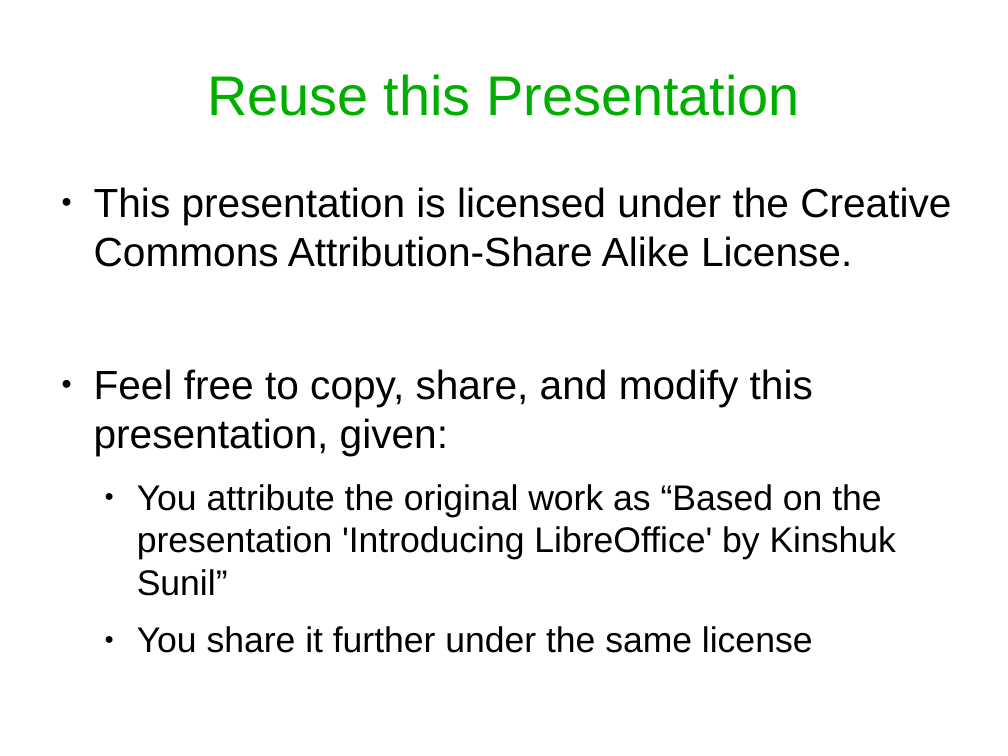
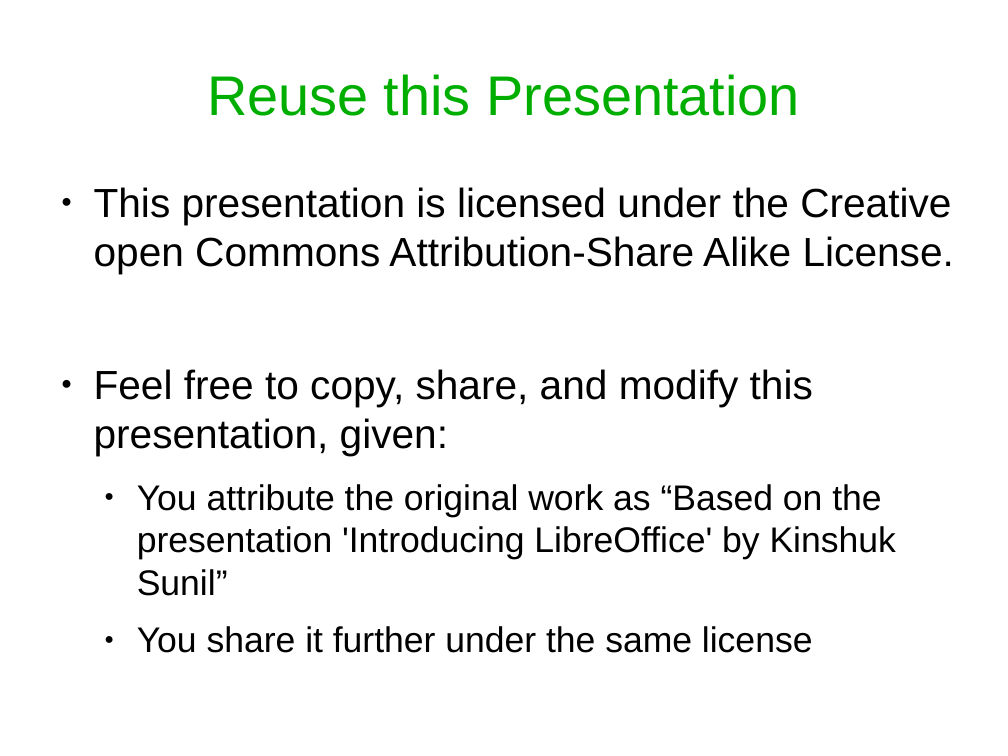
Before and after one commit to rebahozkoc/libreofficepythonmacros, a slide deck: slide 3 of impress_example.odp. Drawn at 1008x756 pixels with LibreOffice and Linux fonts; fonts in the diff are those of the drawing. Boxes give left, top, right and bottom in pixels: in the first picture for what was removed or moved away, otherwise in the second. Text is boxed around its words. In the diff, an @@ line names an element or a change of style, - is before the commit and + after.

```diff
--- a/impress_example.odp
+++ b/impress_example.odp
@@ text at (x1=94, y1=187, x2=954, y2=274): text changed @@
-● This presentation is licensed under the Creative Commons Attribution-Share Alike License.
+● This presentation is licensed under the Creative open Commons Attribution-Share Alike License.
```
Also in this commit, not shown: 12 other slides changed, 5 other files.
